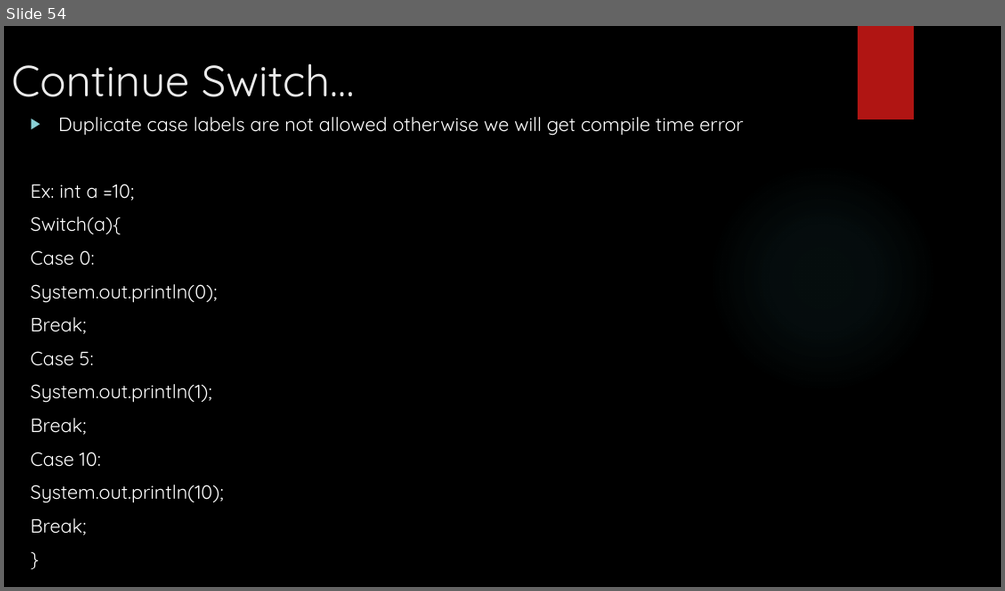
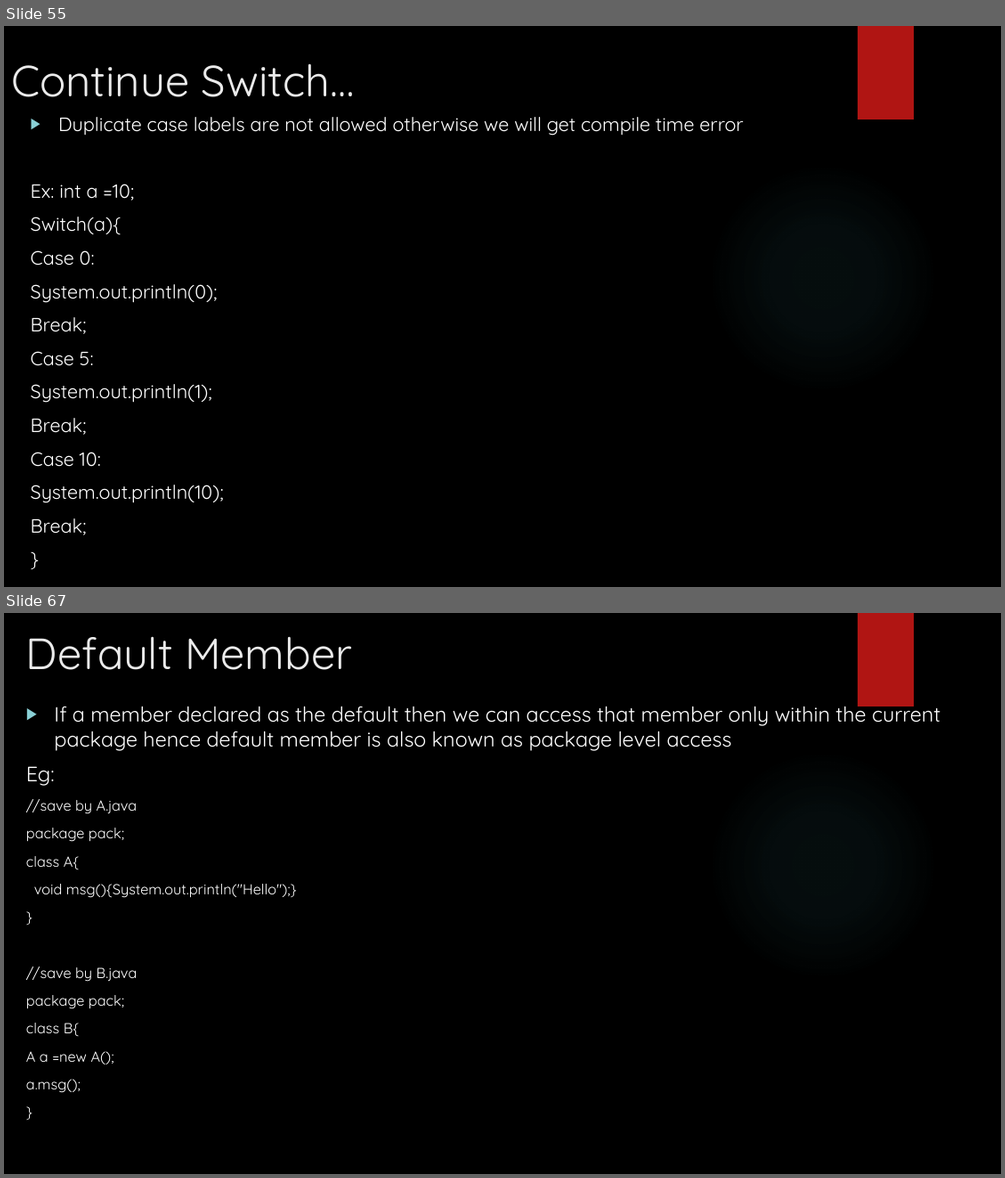
Before and after one commit to Vishalkr1091/JavaTrainingMaterial, a slide deck: Java Training - Sessions.pptx. Shown one above the other, each under a label of ours: slide 54 before the commit, slides 55 and 67 after it; the slides between them are not shown. The pictures are 1005x591 and 1005x1178 pixels, drawn with LibreOffice and Linux fonts; fonts in the diff are those of the drawing; background and template pictures are left out. Boxes give left, top, right and bottom in pixels: in the first picture for what was removed or moved away, otherwise in the second. Text is boxed around its words. In the diff, an @@ line names an element or a change of style, - is before the commit and + after.

```diff
--- a/Java Training - Sessions.pptx
+++ b/Java Training - Sessions.pptx
@@ slide 67 added at [4, 613, 1001, 1174], background picture (left out); not listed: 2 template elements that a slide beside it also shows @@
@@ title added at [26, 636, 352, 670], 42 pt, text #EBEBEB @@
+Default Member
@@ text added at [26, 700, 940, 1093], 20 pt, text #FFFFFF @@
+▶ If a member declared as the default then we can access that member only within the current package hence default member is also known as package level access
+Eg:
+//save by A.java
+package pack;
+class A{
+void msg(){System.out.println("Hello");}
+}
+//save by B.java
+package pack;
+class B{
+A a =new A();
+a.msg();
+}
@@ what was slide 54 is now slide 55 @@
```
Also in this commit, not shown: 30 other slides added.
